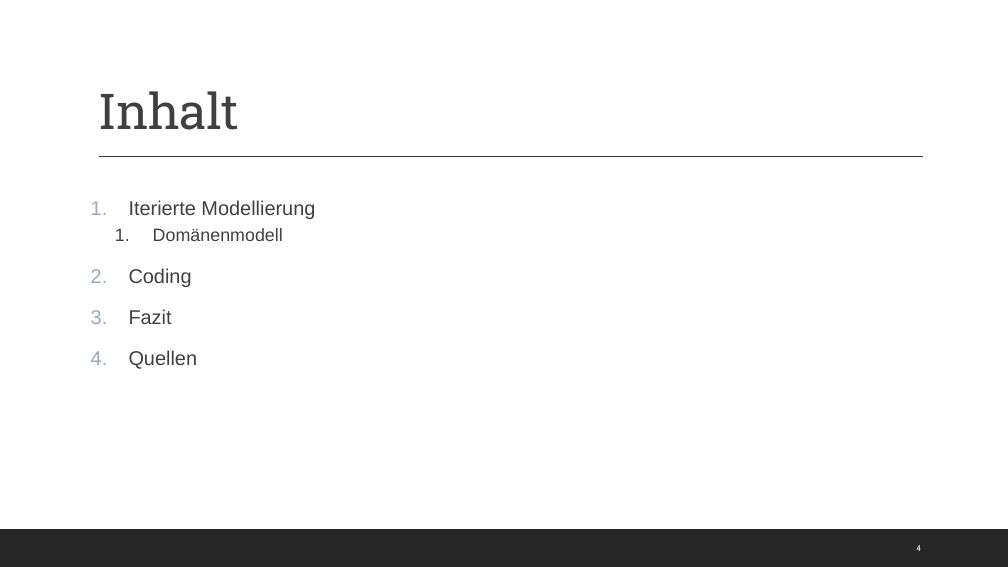
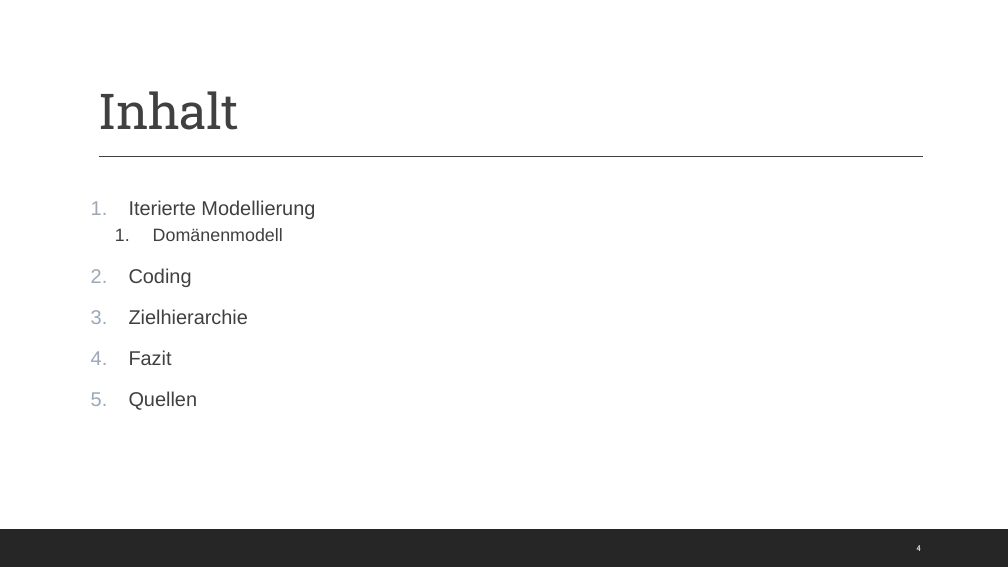
Before and after one commit to Kplacken/EPWS2020SerttasPlackenhohn, a slide deck: slide 4 of Audits/Audit 4/WS2020_SerttasPlackenhohn_Audit4.pptx. Drawn at 1008x567 pixels with LibreOffice and Linux fonts; fonts in the diff are those of the drawing. Boxes give left, top, right and bottom in pixels: in the first picture for what was removed or moved away, otherwise in the second. Text is boxed around its words. In the diff, an @@ line names an element or a change of style, - is before the commit and + after.

```diff
--- a/Audits/Audit 4/WS2020_SerttasPlackenhohn_Audit4.pptx
+++ b/Audits/Audit 4/WS2020_SerttasPlackenhohn_Audit4.pptx
@@ text at box(129, 309, 248, 324): paragraph added @@
+3. Zielhierarchie
```
Also in this commit, not shown: 2 slides added.
